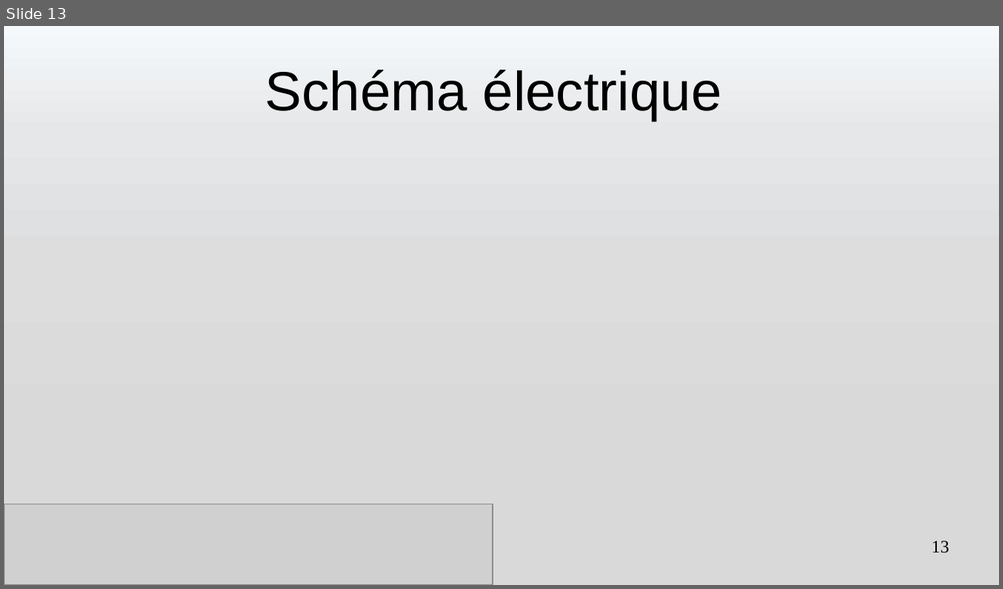
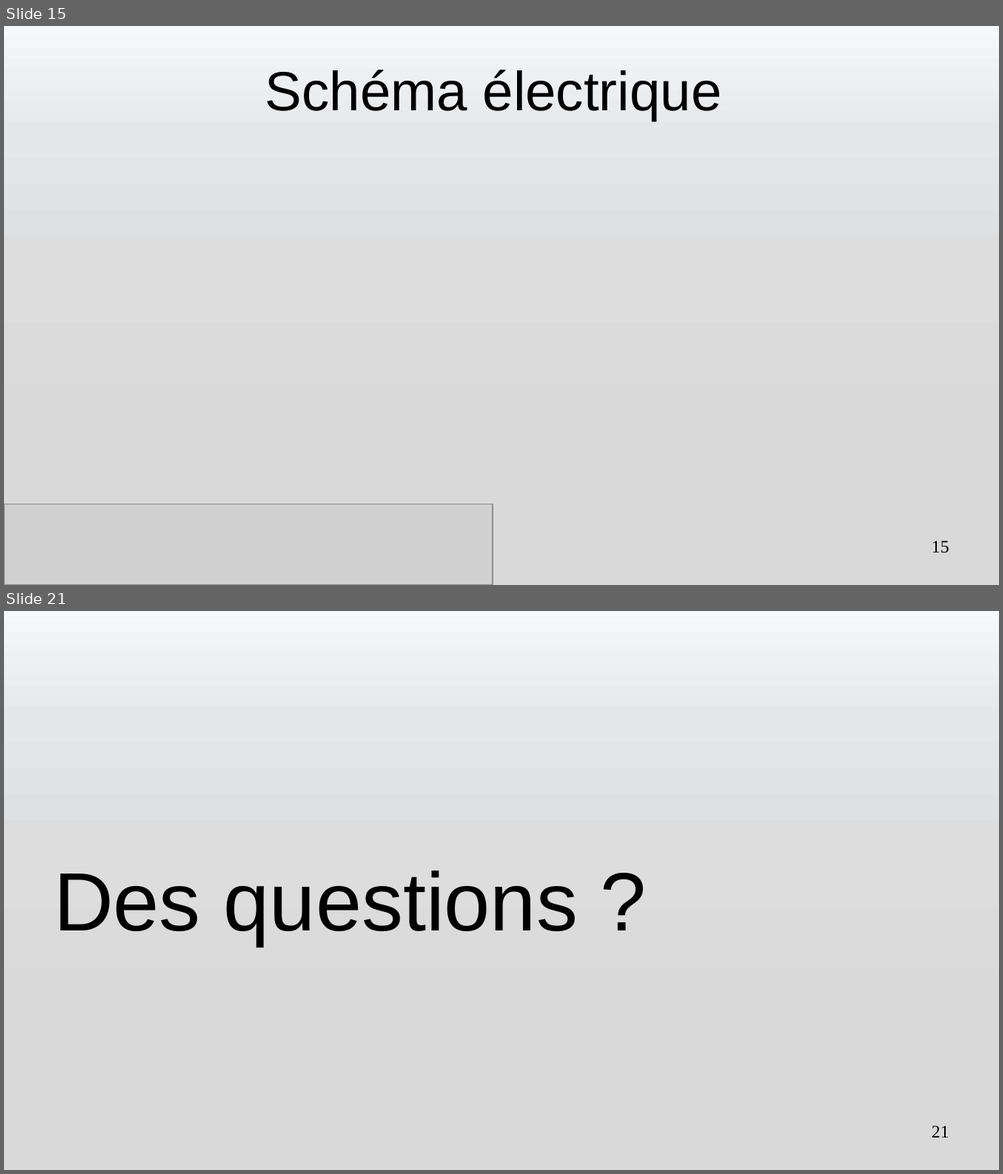
Before and after one commit to romain327/machine-turing, a slide deck: presentation/Presentation Machine de Turing.pptx. Shown one above the other, each under a label of ours: slide 13 before the commit, slides 15 and 21 after it; the slides between them are not shown. The pictures are 1003x589 and 1003x1174 pixels, drawn with LibreOffice and Linux fonts; fonts in the diff are those of the drawing; grey boxes stand for pictures. Boxes give left, top, right and bottom in pixels: in the first picture for what was removed or moved away, otherwise in the second. Text is boxed around its words. In the diff, an @@ line names an element or a change of style, - is before the commit and + after.

```diff
--- a/presentation/Presentation Machine de Turing.pptx
+++ b/presentation/Presentation Machine de Turing.pptx
@@ slide 21 added at (4, 611, 999, 1170), background gradient #F6F9FC to #E5E7E8 to #DDDDDE to #D9D9D9 @@
@@ subtitle added at (54, 871, 578, 945), 66 pt, text #000000 @@
+Des questions ?
@@ page number added at (931, 1126, 949, 1138), 14 pt, text #000000 @@
+21
@@ what was slide 13 is now slide 15 @@
@@ page number at (931, 541, 949, 554): text changed @@
-13
+15
```
Also in this commit, not shown: 3 slides changed, 9 other slides added, 2 slides removed, 6 other files.
